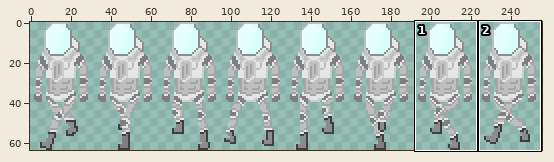
File history of a sprite sheet, RogueClicker/assets/sprites/playerWalk.png. Above: a wide view before the commit, with the close-up outlined.
Close-up. Before:
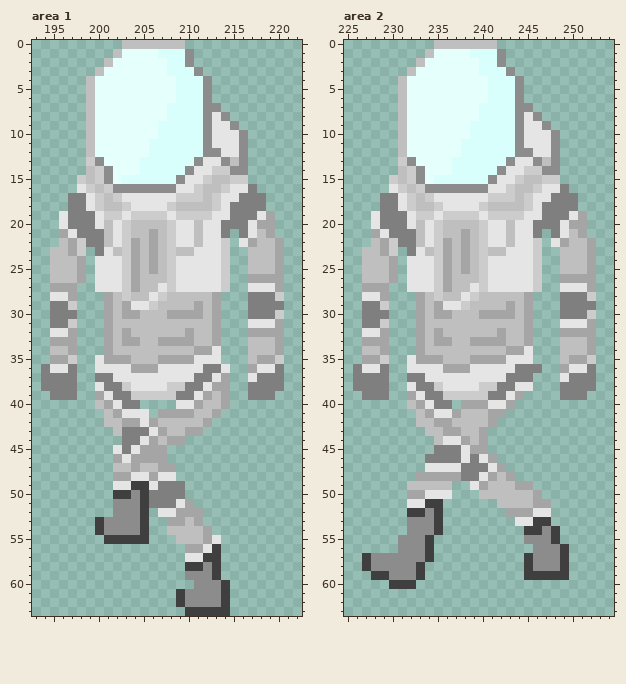
The file is 256x64 pixels. Colours within 5 levels of each other are drawn and written as one. Shown: area 1: x 193..222, y 0..63; area 2: x 225..254, y 0..63. The commit also changed other parts of the picture, which this record leaves out.
Now the later version:
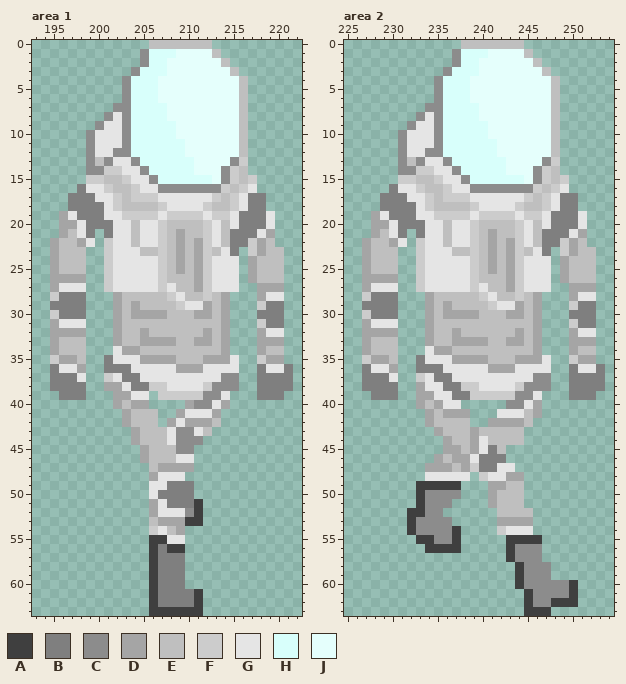
Palette (. is transparent): A #3f3f3f  B #7f7f7f  C #8c8c8c  D #a5a5a5  E #bfbfbf  F #cccccc  G #e5e5e5  H #d8fffb  J #e5fffc
Diff:
Changed rows in their new state; - is an unchanged pixel.
Area 1:
first column x 194:
 0 ---------...----EEE---------
 1 --------...CH--JJJJE--------
 2 -------....CHHJJJJJJE-------
 3 ------....CHHHJJJJJJJE------
 4 -----....CHHH--JJJJJJJE-----
 5 -----....CHHH--JJJJJJJE-----
 6 -----....CHHH--JJJJJJJE-----
 7 -----...CCHHHHJJJJJJJJE-----
 8 -----..CGCHHHHJJJJJJJJE-----
 9 -----.CGGCHHH--JJJJJJJE-----
10 -----CGGGCHHH--JJJJJJJE-----
11 -----CGGGCHH----JJJJJJE-----
12 -----CGGCCHH----JJJJJJE-----
13 -----CECGGC------JJJJCF-----
14 -----CCFFGGC----HJJJCFE-----
15 ----.F-EEFGGC--HHHHJC-EF----
16 ----BGG-EEFGG--CCCCC-EFG----
17 -----BGG-EFFF--GGGG-EFG-----
18 -----BBGFEEEEFGGGGFEEFG-----
19 --DG--BGGF---GF---GFFG--BG--
20 --DDG-BB-G-GGFEEE-F-EG-BBG--
21 ---EG-.B-G-GGFEDE-F-EB-BG---
22 -D-EDG.F-GEGGFEDEDF-EBBFD-.-
23 -D-EE-.FGGG-EFED-DFEGB-FD-E-
24 -D--E-.F-GGGGFEDEDF-GG-D--E-
25 -D--E-.F-GGGGFEDEDF-GG-D--E-
26 -DDD--.F-GGGGFEEEDF-GG--EEE-
27 --GGG-.F-GGGGFGEEDF-GG-.DD--
28 -FBBB--.DE--EEFG--FED--.DGG-
29 ---BB--.DEDEE--FGGDED--.F---
30 -F--B--.DE-DDDEEE-DED--.--B-
31 -DGGG--.D----------ED--.FBB-
32 -DD-D--.DE-D----E-DED--.-GG-
33 --EEE--.DEEDD--EEDDED--.DD--
34 -D-EE--.GDD------EEED--.D-E-
35 -F-DE-.BGGGDD--EEEDDDG-.F-D-
36 .B-GD-.BBBGGG--DDDGG-G-.B-GB
37 .---G-.F-BB------GG-CC-.---B
38 .---B-.DDGBBFFGGGGFCCC-.---B
39 -.--B-..DDGG.--FFFCCG--.--B-
40 ------..DEDD---.DCCG--------
41 -------..DEEE..-GGG---------
42 -------..-EEE.DGDD-E--------
43 --------..DEEEGCCGE---------
44 ---------.DEE-GCCC----------
45 --------...-EEECC-----------
46 --------...-EEEGG-----------
47 --------....---DD-----------
48 --------....---G------------
49 --------....-G--B-----------
50 --------....G---B-----------
51 --------....DG-BBA----------
52 --------....D--GCA----------
53 ------......ED--AA----------
54 ------......FG-D...---------
55 -------.....AAGG....--------
56 ------------ABAA....--------
57 ------------ABBB....--------
58 ------------ABBB....--------
59 ------------ABBB....--------
60 ------------ABBB-....-------
61 ------------ABBBBA...-------
62 ------------ABBBBA...-------
63 ------------AAAA--...-------
Area 2:
first column x 226:
 0 ---------...----EEE---------
 1 --------...CH--JJJJE--------
 2 -------....CHHJJJJJJE-------
 3 ------....CHHHJJJJJJJE------
 4 -----....CHHH--JJJJJJJE-----
 5 -----....CHHH--JJJJJJJE-----
 6 -----....CHHH--JJJJJJJE-----
 7 -----...CCHHHHJJJJJJJJE-----
 8 -----..CGCHHHHJJJJJJJJE-----
 9 -----.CGGCHHH--JJJJJJJE-----
10 -----CGGGCHHH--JJJJJJJE-----
11 -----CGGGCHH----JJJJJJE-----
12 -----CGGCCHH----JJJJJJE-----
13 -----CECGGC------JJJJCF-----
14 -----CCFFGGC----HJJJCFE-----
15 ----.F-EEFGGC--HHHHJC-EF----
16 ----BGG-EEFGG--CCCCC-EFG----
17 -----BGG-EFFF--GGGG-EFG-----
18 -----BBGFEEEEFGGGGFEEFG-----
19 --DG--BGGF---GF---GFFG--BG--
20 --DDG-BB-G-GGFEEE-F-EG-BBG--
21 ---EG-.B-G-GGFEDE-F-EB-BG---
22 -D-EDG.F-GEGGFEDEDF-EBBFD-.-
23 -D-EE-.FGGG-EFED-DFEGB-FD-E-
24 -D--E-.F-GGGGFEDEDF-GG-D--E-
25 -D--E-.F-GGGGFEDEDF-GG-D--E-
26 -DDD--.F-GGGGFEEEDF-GG--EEE-
27 --GGG-.F-GGGGFGEEDF-GG-.DD--
28 -FBBB--.DE--EEFG--FED--.DGG-
29 ---BB--.DEDEE--FGGDED--.F---
30 -F--B--.DE-DDDEEE-DED--.--B-
31 -DGGG--.D----------ED--.FBB-
32 -DD-D--.DE-D----E-DED--.-GG-
33 --EEE--.DEEDD--EEDDED--.DD--
34 -D-EE--.GDD------EEED--.D-E-
35 -F-DE-.BGGGDD--EEEDDDG-.F-D-
36 .B-GD-.BBBGGG--DDDGGGG-.B-GB
37 .---G-.F-BB------GGGCC-.---B
38 .---B-.DGGBBFFGGGGFCCC-.---B
39 -.--B-.DDGGBB--FFFCCG--.--B-
40 ------.-EDGG.....CCGD-------
41 -------.-ED-D...GGGED-------
42 -------.DEE--..-DDDE--------
43 --------.DEE-DEEEEE---------
44 ---------.DEEDGEEEE---------
45 ---------.DDE-GBE-----------
46 --------.DEDDGBBB-----------
47 --------DDDEDF-BGG----------
48 -------.GGGGG.FGG-D---------
49 ------.AAAAA-..DD-E.--------
50 ------.ACCCC--.D---..-------
51 ------.ACCC----D---...------
52 ---------C------EEEE..------
53 ------A--CC-----DDDD..------
54 ------A--CCA----FGGG...-----
55 -----..A-CCA-----AAAA..-----
56 -----...-AAA-----ACC-...----
57 -........--------ACC-...----
58 -.......----------AC--..----
59 --......----------ACCC..----
60 ----...-----------ACCCCCA---
61 -------------------ACCCCA---
62 -------------------ACCAAA---
63 -------------------AAA------
Changed places in both close-ups, as pixel boxes (x1, y1, x2, y2):
changed: (41, 40, 293, 616)
changed: (353, 40, 605, 616)
